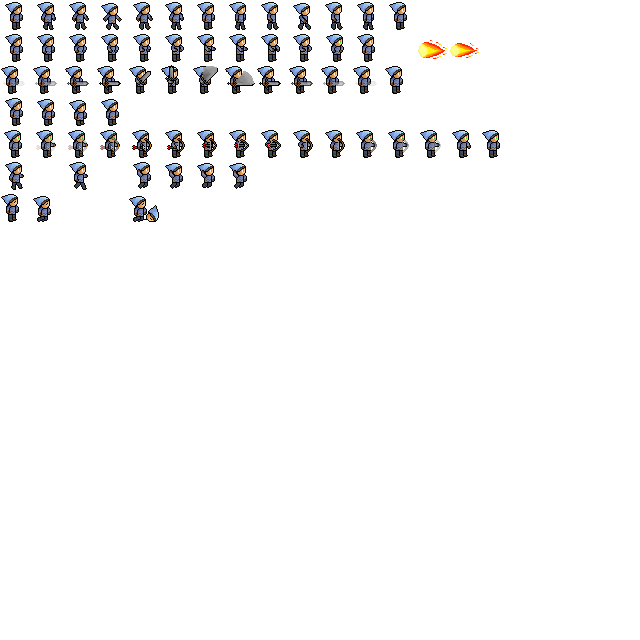
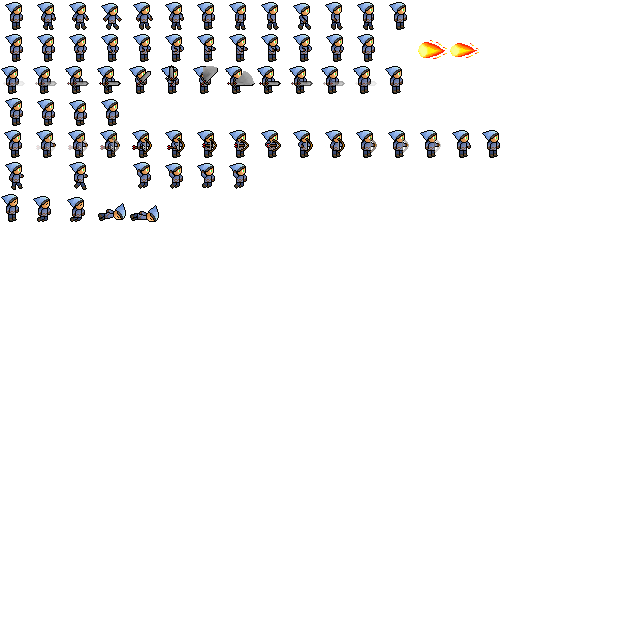
Two versions of the same layered image (640px x 640px). Layer-by-layer changes:
painted on "Background" over [67, 196, 150, 222]
